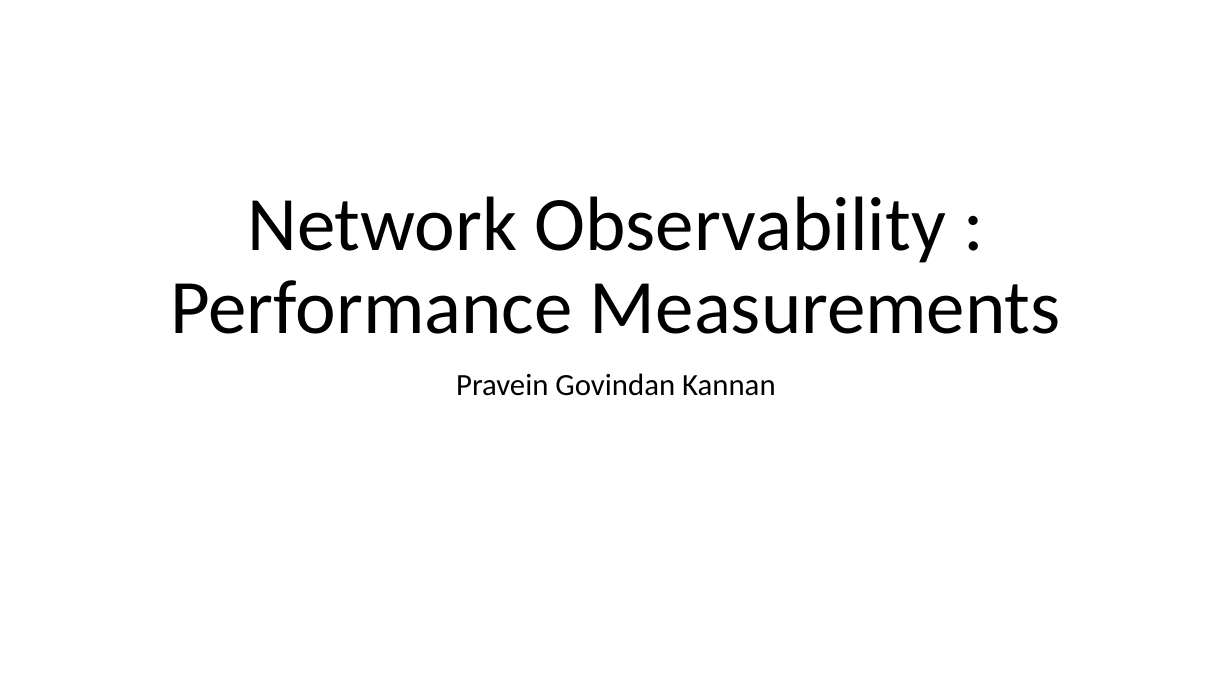
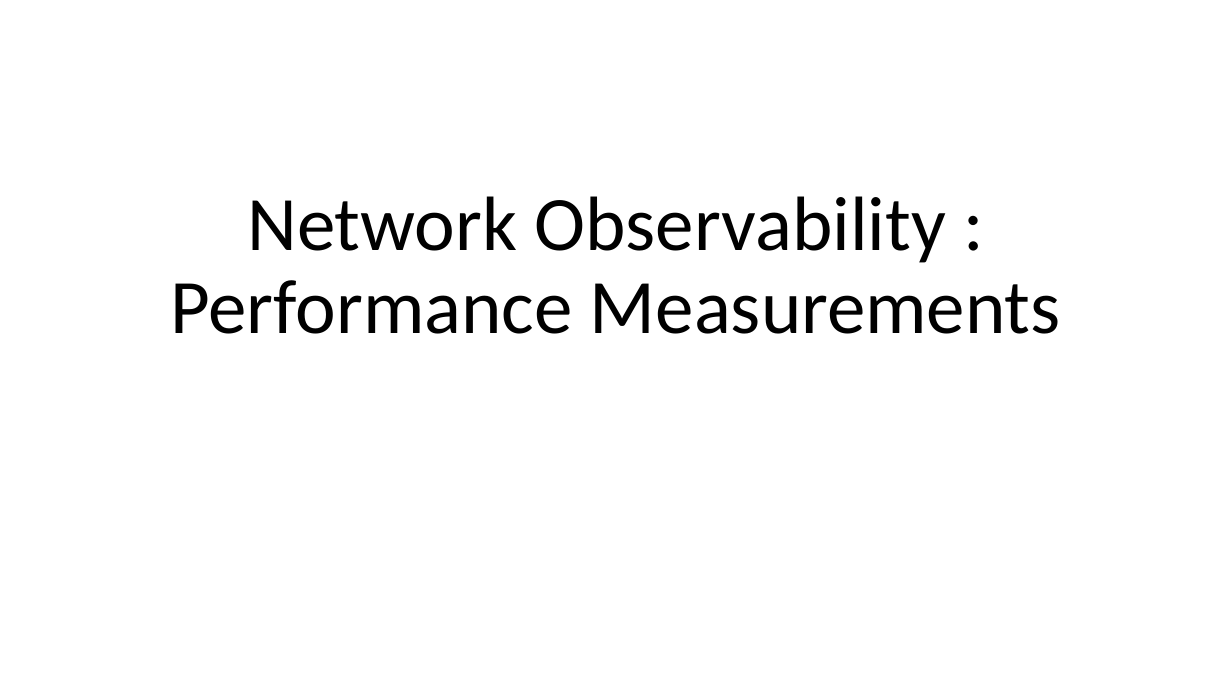
Before and after one commit to netobserv/netobserv-ebpf-agent, a slide deck: slide 1 of docs/measurements.pptx. Drawn at 1232x693 pixels with LibreOffice and Linux fonts; fonts in the diff are those of the drawing. Boxes give left, top, right and bottom in pixels: in the first picture for what was removed or moved away, otherwise in the second. Text is boxed around its words. In the diff, an @@ line names an element or a change of style, - is before the commit and + after.

Commit message:
Update measurements with minor details

```diff
--- a/docs/measurements.pptx
+++ b/docs/measurements.pptx
@@ subtitle removed at (456,373,776,396) @@
-Pravein Govindan Kannan
```
Also in this commit, not shown: 3 other slides changed.
